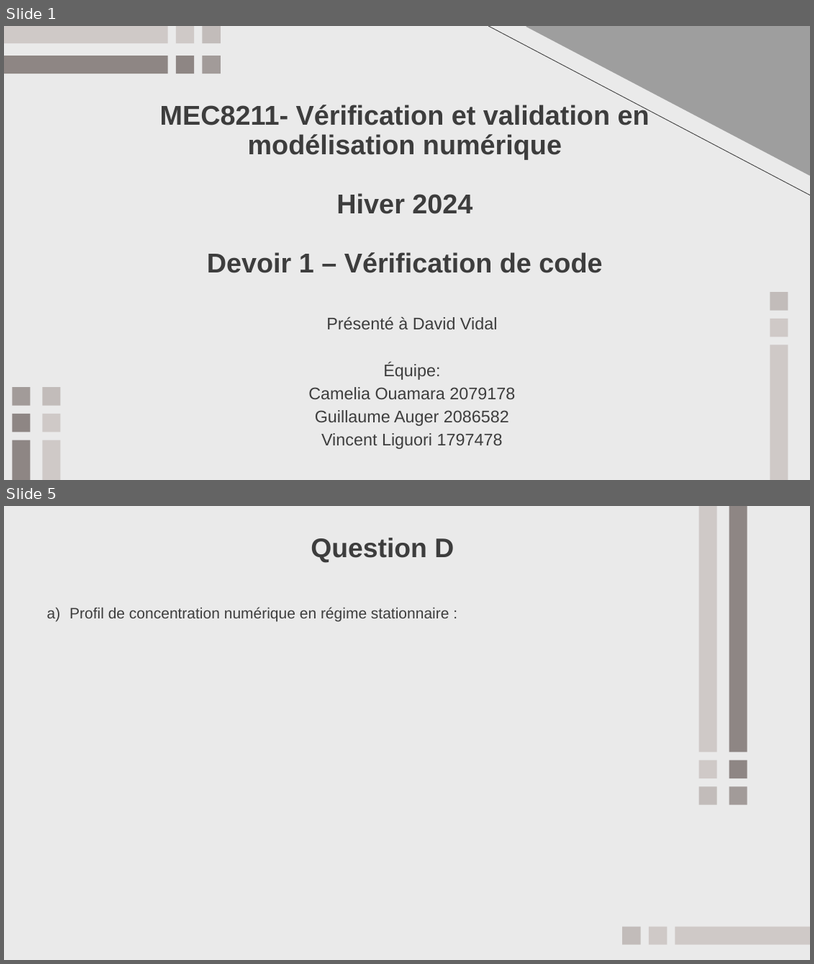
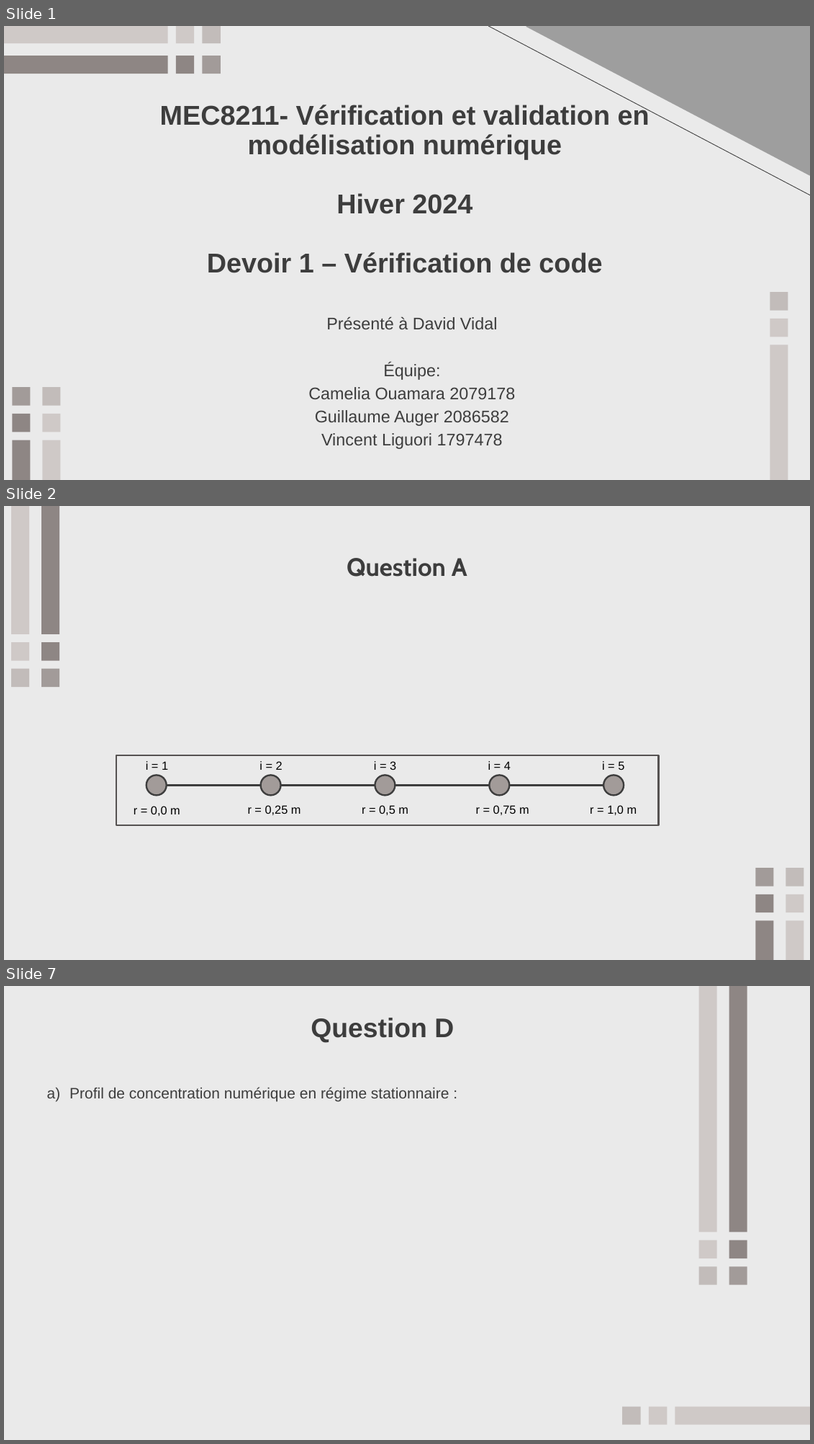
Before and after one commit to CameliaOuamara/Devoir1_Verification_de_code, a slide deck: PPT_Devoir1.pptx. Shown one above the other, each under a label of ours: slides 1 and 5 before the commit, slides 1, 2 and 7 after it; the slides between them are not shown. The pictures are 814x964 and 814x1444 pixels, drawn with LibreOffice and Linux fonts; fonts in the diff are those of the drawing; grey boxes stand for pictures. Boxes give left, top, right and bottom in pixels: in the first picture for what was removed or moved away, otherwise in the second. Text is boxed around its words. In the diff, an @@ line names an element or a change of style, - is before the commit and + after.

```diff
--- a/PPT_Devoir1.pptx
+++ b/PPT_Devoir1.pptx
@@ slide 2 added at <box>4,506,810,960</box>, background #EAEAEA @@
@@ title added at <box>347,558,468,577</box>, 30 pt, text #3D3D3D, bold @@
+Question A
@@ group added at <box>11,506,59,687</box>: 6 rectangles @@
@@ group added at <box>116,755,659,826</box>: 10 texts, 5 ellipses, 1 line, 1 rectangle @@
+r = 0,0 m
+r = 0,25 m
+r = 0,5 m
+r = 0,75 m
+r = 1,0 m
+i = 1
+i = 2
+i = 3
+i = 4
+i = 5
@@ group added at <box>756,867,805,960</box>: 6 rectangles @@
@@ what was slide 5 is now slide 7 @@
```
Also in this commit, not shown: 1 slide changed, 3 other slides added, 2 slides removed, 2 other files.
